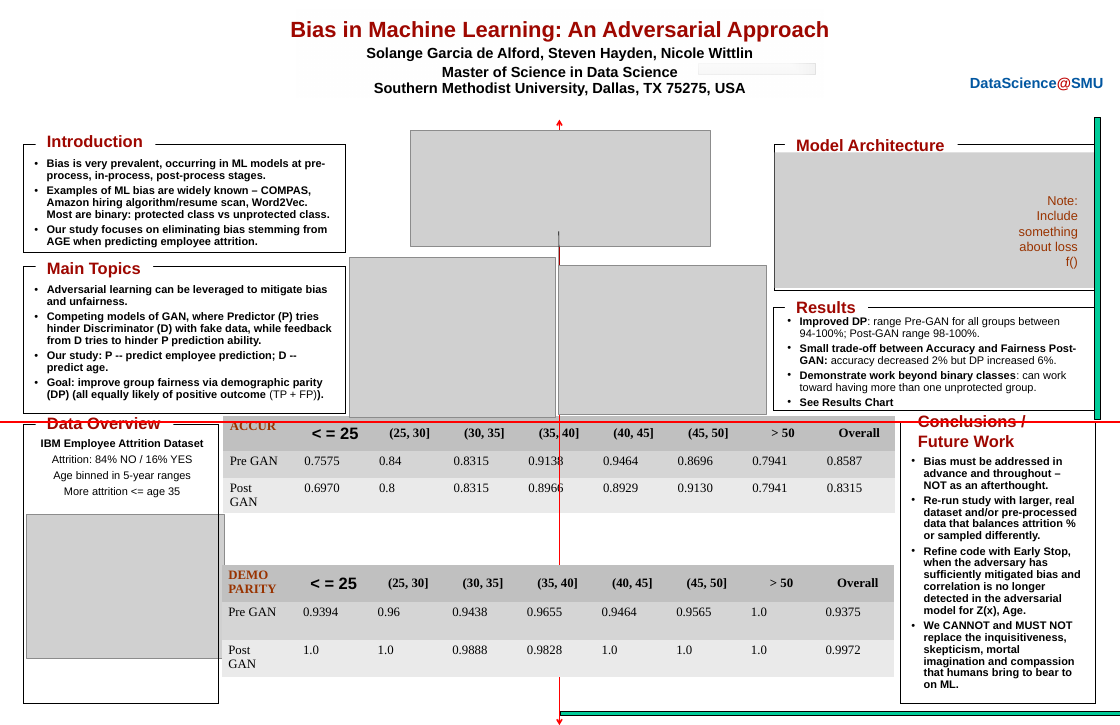
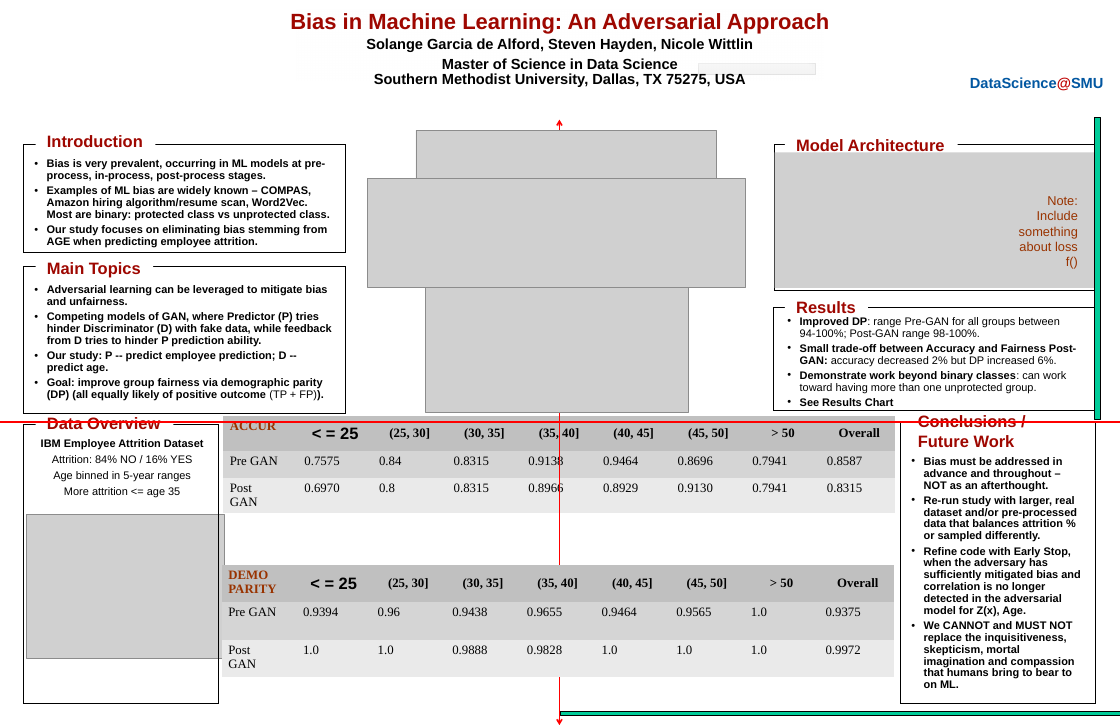
Before and after one commit to skhayden/Reducing-Age-Bias-in-Machine-Learning-An-Algorithmic-Approach, a slide deck: slide 1 of USE THIS ONE AdversarialBiasPoster.pptx. Drawn at 1120x725 pixels with LibreOffice and Linux fonts; fonts in the diff are those of the drawing; grey boxes stand for pictures; background and template pictures are left out. Boxes give left, top, right and bottom in pixels: in the first picture for what was removed or moved away, otherwise in the second. Text is boxed around its words. In the diff, an @@ line names an element or a change of style, - is before the commit and + after.

Commit message:
Updated image

```diff
--- a/USE THIS ONE AdversarialBiasPoster.pptx
+++ b/USE THIS ONE AdversarialBiasPoster.pptx
@@ text "Bias in Machine Learning: An ...": place and size @@
-text "Bias in Machine Learning: An ..." at [290,21,829,96]
+text "Bias in Machine Learning: An ..." at [290,13,829,87]
@@ picture: place and size @@
-picture at [410,130,711,246]
+picture at [416,130,716,179]
@@ picture: place and size @@
-picture at [350,257,555,417]
+picture at [368,179,745,287]
@@ picture: place and size @@
-picture at [559,266,767,414]
+picture at [425,283,688,412]
```
